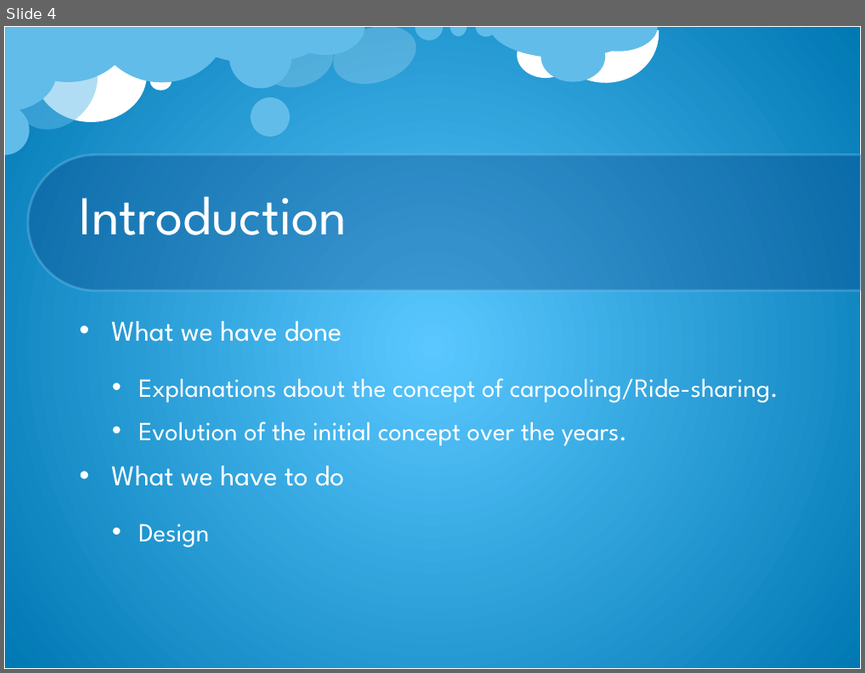
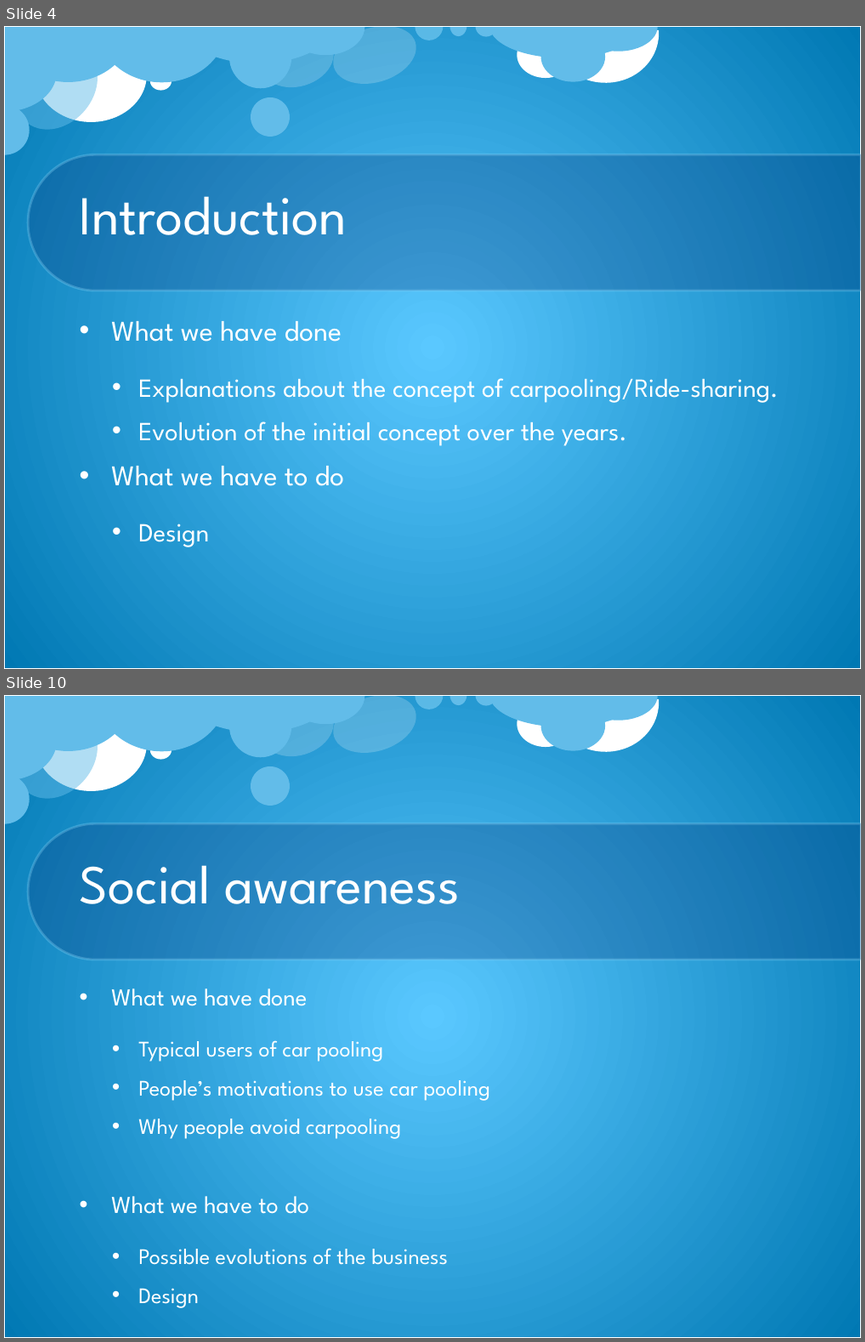
Before and after one commit to Massine/MyChe, a slide deck: Presentations/Presentation3_Progress.pptx. Shown one above the other, each under a label of ours: slide 4 before the commit, slides 4 and 10 after it; the slides between them are not shown. The pictures are 865x673 and 865x1342 pixels, drawn with LibreOffice and Linux fonts; fonts in the diff are those of the drawing; background and template pictures are left out. Boxes give left, top, right and bottom in pixels: in the first picture for what was removed or moved away, otherwise in the second. Text is boxed around its words. In the diff, an @@ line names an element or a change of style, - is before the commit and + after.

```diff
--- a/Presentations/Presentation3_Progress.pptx
+++ b/Presentations/Presentation3_Progress.pptx
@@ slide 10 added at [4, 695, 861, 1338], background picture (left out); not listed: 23 template elements that a slide beside it also shows @@
@@ title added at [80, 865, 460, 904], 46 pt, text #FFFFFF @@
+Social awareness
@@ text added at [111, 988, 490, 1308], 18.7 pt, text #FFFFFF @@
+• What we have done
+  • Typical users of car pooling
+  • People’s motivations to use car pooling
+  • Why people avoid carpooling
+• What we have to do
+  • Possible evolutions of the business
+  • Design
```
Also in this commit, not shown: 2 slides changed, 5 other slides added.
